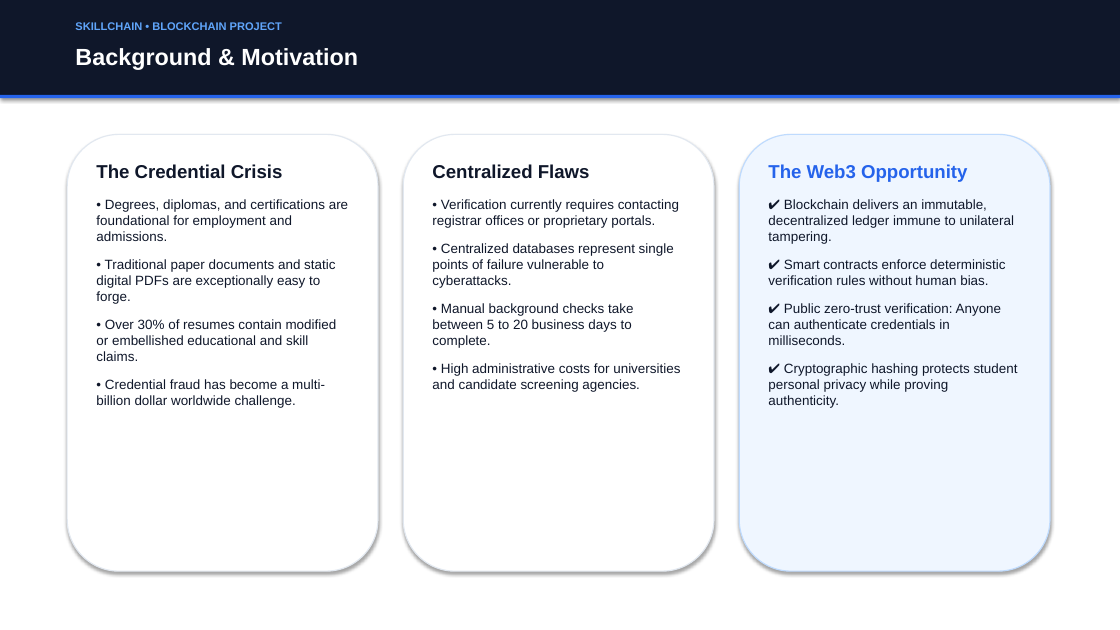
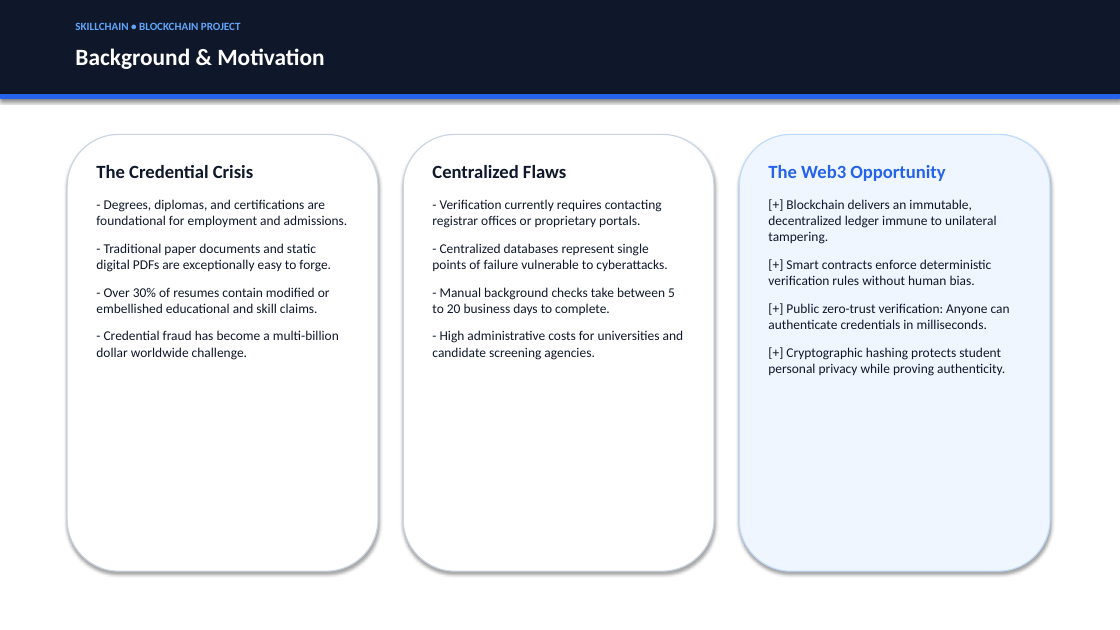
Before and after one commit to saksham1126/SkillChain, a slide deck: slide 2 of SkillChain_Presentation.pptx. Drawn at 1120x630 pixels with LibreOffice and Linux fonts; fonts in the diff are those of the drawing. Boxes give left, top, right and bottom in pixels: in the first picture for what was removed or moved away, otherwise in the second. Text is boxed around its words. In the diff, an @@ line names an element or a change of style, - is before the commit and + after.

Commit message:
fix: resolve XML formatting issues in presentation PPTX

```diff
--- a/SkillChain_Presentation.pptx
+++ b/SkillChain_Presentation.pptx
@@ rectangle at (0,0,1120,97): outline none to #0F172A 0.75 pt @@
@@ text "SKILLCHAIN • BLOCKCHAIN PROJECT" at (75,22,241,30): font Arial to Calibri; more space between paragraphs @@
@@ text "Background & Motivation" at (75,48,324,69): font Arial to Calibri; more space between paragraphs @@
@@ rectangle at (0,95,1120,98): outline none to #2563EB 0.75 pt @@
@@ rounded rectangle at (67,134,378,571): outline #E2E8F0 1 pt to #CBD5E1 1 pt @@
@@ rounded rectangle at (403,134,714,571): outline #E2E8F0 1 pt to #CBD5E1 1 pt @@
@@ text at (96,165,253,178): font Arial to Calibri in "The Credential Crisis" @@
@@ text at (432,165,566,178): font Arial to Calibri in "Centralized Flaws" @@
@@ text at (768,165,945,181): font Arial to Calibri in "The Web3 Opportunity" @@
@@ text at (96,199,348,360): text changed; font Arial to Calibri @@
-• Degrees, diplomas, and certifications are foundational for employment and admissions.
-• Traditional paper documents and static digital PDFs are exceptionally easy to forge.
-• Over 30% of resumes contain modified or embellished educational and skill claims.
-• Credential fraud has become a multi-billion dollar worldwide challenge.
+- Degrees, diplomas, and certifications are foundational for employment and admissions.
+- Traditional paper documents and static digital PDFs are exceptionally easy to forge.
+- Over 30% of resumes contain modified or embellished educational and skill claims.
+- Credential fraud has become a multi-billion dollar worldwide challenge.
@@ text at (432,199,684,360): text changed; font Arial to Calibri @@
-• Verification currently requires contacting registrar offices or proprietary portals.
-• Centralized databases represent single points of failure vulnerable to cyberattacks.
-• Manual background checks take between 5 to 20 business days to complete.
-• High administrative costs for universities and candidate screening agencies.
+- Verification currently requires contacting registrar offices or proprietary portals.
+- Centralized databases represent single points of failure vulnerable to cyberattacks.
+- Manual background checks take between 5 to 20 business days to complete.
+- High administrative costs for universities and candidate screening agencies.
@@ text at (768,199,1010,376): text changed; font Arial to Calibri @@
-✔ Blockchain delivers an immutable, decentralized ledger immune to unilateral tampering.
-✔ Smart contracts enforce deterministic verification rules without human bias.
-✔ Public zero-trust verification: Anyone can authenticate credentials in milliseconds.
-✔ Cryptographic hashing protects student personal privacy while proving authenticity.
+[+] Blockchain delivers an immutable, decentralized ledger immune to unilateral tampering.
+[+] Smart contracts enforce deterministic verification rules without human bias.
+[+] Public zero-trust verification: Anyone can authenticate credentials in milliseconds.
+[+] Cryptographic hashing protects student personal privacy while proving authenticity.
```
Also in this commit, not shown: 11 other slides changed, 1 other file.
